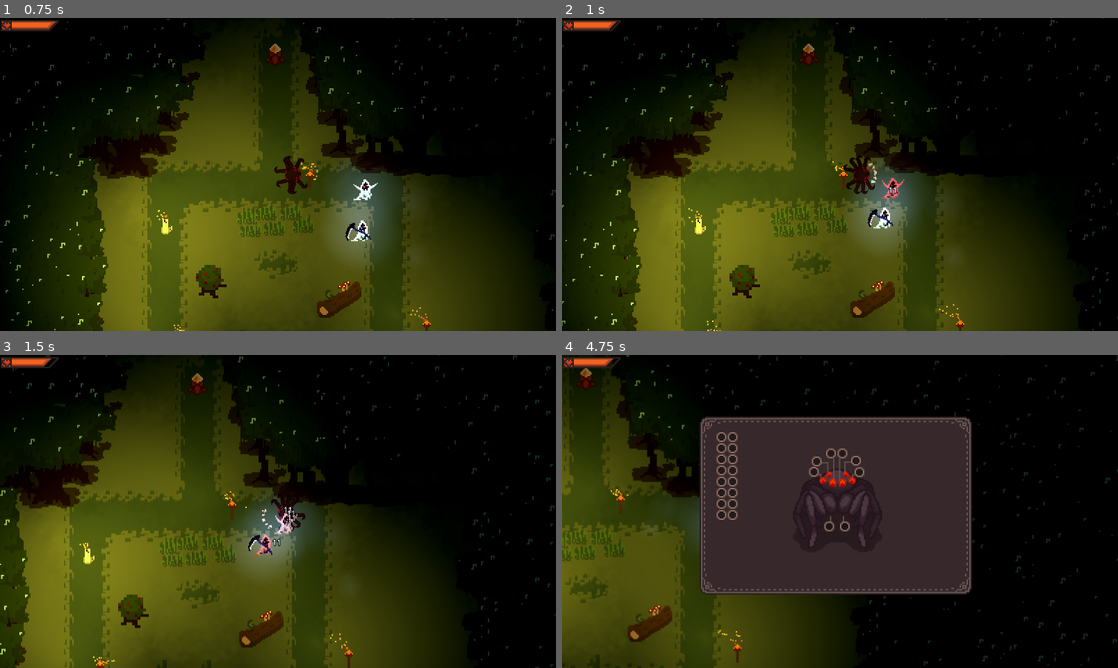
Above: before the commit, frames 1-4 (two rows, left to right).
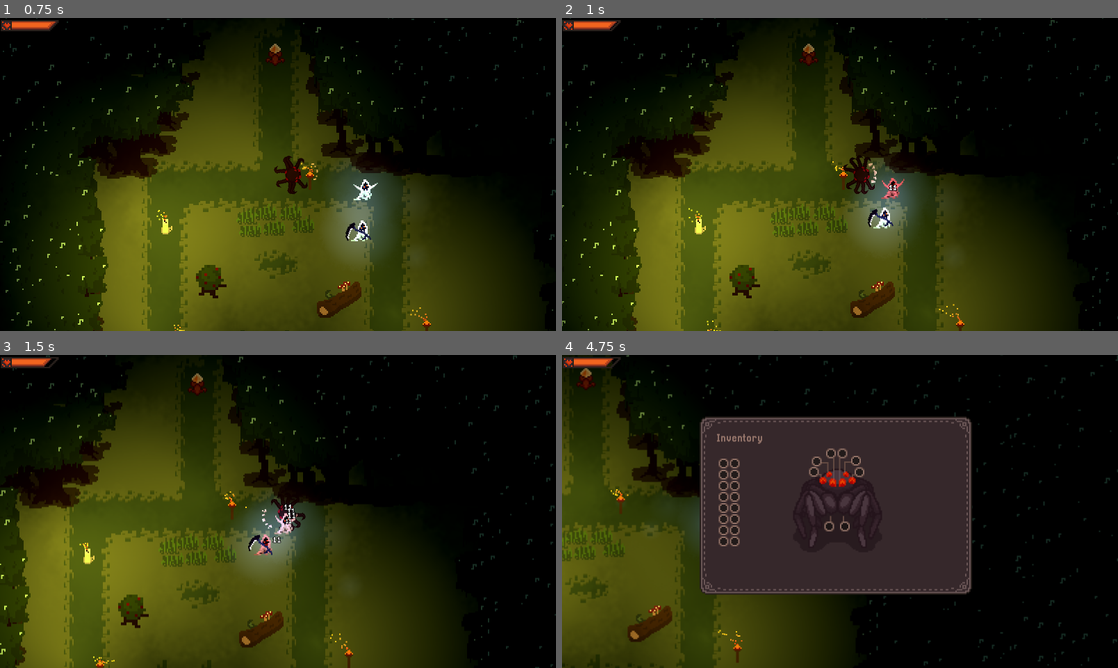
Above: after the commit, the same moments.

Repository: noponn8000/arachno
Game: Godot game, scene res://scenes/world.tscn
Two runs of this game, one before a commit and one after it. Both use one fixed random seed, a clock stepped at 60 frames per second and the inputs below.
Inputs (mouse positions are in pixels of both pictures, inside the frame that each line leads up to):
- Up to frame 1 (0.75 s): tap Enter at 0.5 s; move the mouse to (400, 158) at 0.52 s; press the mouse at (400, 158) at 0.53 s; hold D (right) from 0.53 s (still down)
- Up to frame 2 (1 s): keep holding D (right)
- Up to frame 3 (1.5 s): release D (right) at 1.25 s; release the mouse at (400, 495) at 1.25 s; drag from (166, 527) to (150, 611) at 1.27 s
- Up to frame 4 (4.75 s): move the mouse to (895, 442) at 2.02 s; hold D (right) 2.03-2.75 s; hold Shift (dash) 2.03-2.75 s; click (895, 442) at 2.17 s; drag from (812, 574) to (584, 555) at 2.77 s; move the mouse to (1006, 558) at 3.52 s; hold A (left) 3.53-4.25 s; hold Space (shoot) 3.53-4.25 s; click (1006, 558) at 3.67 s; tap Escape (inventory_toggle) at 4.15 s; drag from (673, 464) to (600, 536) at 4.27 s

Frame 1 is identical in both runs. In frame 2, less than 0.1% of the frame differs, in the area x 58-61%, y 53-57%; in frame 3, 0.1%; in frame 4, 0.8%, in the area x 27-36%, y 24-62%.

Commit message:
Some ui work - changing the font etc.

Diff:
--- a/scenes/damage_number.tscn
+++ b/scenes/damage_number.tscn
@@ -1,10 +1,13 @@
-[gd_scene load_steps=5 format=3 uid="uid://cbo74de31eih3"]
+[gd_scene load_steps=6 format=3 uid="uid://cbo74de31eih3"]
 
 [ext_resource type="Script" path="res://scenes/damage_number.gd" id="1_yemvl"]
+[ext_resource type="FontFile" uid="uid://c42xc0oidxw5k" path="res://assets/fonts/Pixellari.ttf" id="2_ejil0"]
 
 [sub_resource type="LabelSettings" id="LabelSettings_tn0y4"]
+font = ExtResource("2_ejil0")
 outline_size = 5
 outline_color = Color(0, 0, 0, 1)
+shadow_size = 0
 
 [sub_resource type="Animation" id="Animation_88ikn"]
 resource_name = "fade"
--- a/scenes/health_bar.tscn
+++ b/scenes/health_bar.tscn
@@ -1,10 +1,11 @@
-[gd_scene load_steps=8 format=3 uid="uid://u6c65qq1lvg5"]
+[gd_scene load_steps=11 format=3 uid="uid://u6c65qq1lvg5"]
 
 [ext_resource type="Script" path="res://scripts/health_bar.gd" id="1_mpng2"]
 [ext_resource type="Texture2D" uid="uid://carknvhkake85" path="res://assets/healthframeend.png" id="1_uuk1y"]
 [ext_resource type="Texture2D" uid="uid://fl03ajlc5f2e" path="res://assets/healthframemiddle.png" id="2_5yu1e"]
 [ext_resource type="Texture2D" uid="uid://bet5aasg72f2h" path="res://assets/heart.png" id="3_2yl5k"]
 [ext_resource type="Texture2D" uid="uid://bosvcogklo05q" path="res://assets/healthbarmiddle.png" id="4_41viw"]
+[ext_resource type="FontFile" uid="uid://c42xc0oidxw5k" path="res://assets/fonts/Pixellari.ttf" id="6_wessv"]
 
 [sub_resource type="Animation" id="Animation_5b4e1"]
 resource_name = "shake"
@@ -27,6 +28,16 @@
 "shake": SubResource("Animation_5b4e1")
 }
 
+[sub_resource type="RectangleShape2D" id="RectangleShape2D_kd8mc"]
+size = Vector2(43.5, 8)
+
+[sub_resource type="LabelSettings" id="LabelSettings_3wxc4"]
+font = ExtResource("6_wessv")
+outline_size = 5
+outline_color = Color(0, 0, 0, 1)
+shadow_size = 5
+shadow_color = Color(0, 0, 0, 1)
+
 [node name="HealthBar" type="Control"]
 layout_mode = 3
 anchors_preset = 15
@@ -34,6 +45,7 @@
 anchor_bottom = 1.0
 grow_horizontal = 2
 grow_vertical = 2
+mouse_filter = 2
 script = ExtResource("1_mpng2")
 
 [node name="Control" type="Control" parent="."]
@@ -41,6 +53,7 @@
 offset_left = 1.0
 offset_right = 41.0
 offset_bottom = 40.0
+mouse_filter = 2
 
 [node name="HealthFrameEnd" type="Sprite2D" parent="Control"]
 texture_filter = 1
@@ -74,3 +87,19 @@
 libraries = {
 "": SubResource("AnimationLibrary_nft4v")
 }
+
+[node name="Area2D" type="Area2D" parent="."]
+position = Vector2(22, 4)
+
+[node name="CollisionShape2D" type="CollisionShape2D" parent="Area2D"]
+shape = SubResource("RectangleShape2D_kd8mc")
+
+[node name="Label" type="Label" parent="."]
+visible = false
+layout_mode = 0
+offset_top = 8.0
+offset_right = 40.0
+offset_bottom = 31.0
+scale = Vector2(0.5, 0.5)
+text = "health preview"
+label_settings = SubResource("LabelSettings_3wxc4")
--- a/scenes/inventory.tscn
+++ b/scenes/inventory.tscn
@@ -1,10 +1,17 @@
-[gd_scene load_steps=6 format=3 uid="uid://bs7b4y206b1sr"]
+[gd_scene load_steps=8 format=3 uid="uid://bs7b4y206b1sr"]
 
 [ext_resource type="PackedScene" uid="uid://cp2qnrpkaatrq" path="res://scenes/inventory_window.tscn" id="1_2myry"]
 [ext_resource type="Script" path="res://scripts/inventory.gd" id="1_dm7no"]
 [ext_resource type="Texture2D" uid="uid://dia0dlr1xk5b" path="res://assets/inventory/spider.png" id="2_spq03"]
+[ext_resource type="FontFile" uid="uid://c42xc0oidxw5k" path="res://assets/fonts/Pixellari.ttf" id="3_3hfu6"]
 [ext_resource type="Texture2D" uid="uid://c12is4oavpp4j" path="res://assets/inventory/notches.png" id="3_sowwc"]
 [ext_resource type="Script" path="res://scripts/inventory_notch.gd" id="5_vpu0n"]
+
+[sub_resource type="LabelSettings" id="LabelSettings_hm8eh"]
+font = ExtResource("3_3hfu6")
+font_color = Color(0.564706, 0.443137, 0.403922, 1)
+outline_size = 5
+outline_color = Color(0.211765, 0.156863, 0.168627, 1)
 
 [node name="Inventory" type="Control" groups=["inventory"]]
 layout_mode = 3
@@ -28,6 +35,16 @@
 mouse_filter = 2
 window_width = 196.0
 window_height = 128.0
+
+[node name="Label" type="Label" parent="InventoryWindow"]
+layout_mode = 1
+offset_left = 12.0
+offset_top = 12.0
+offset_right = 79.0
+offset_bottom = 35.0
+scale = Vector2(0.5, 0.5)
+text = "Inventory"
+label_settings = SubResource("LabelSettings_hm8eh")
 
 [node name="Spider" type="Sprite2D" parent="."]
 texture_filter = 1
@@ -144,7 +161,7 @@
 position = Vector2(-12.5, -8.5)
 
 [node name="SideNotches" type="Node2D" parent="."]
-position = Vector2(-331, -186)
+position = Vector2(-325, -110)
 
 [node name="Items" type="Control" parent="."]
 anchors_preset = 0
--- a/scripts/health_bar.gd
+++ b/scripts/health_bar.gd
@@ -3,15 +3,23 @@
 
 @onready var health_bar_middle = $Control/HealthBarMiddle
 @onready var animation_player = $AnimationPlayer
+@onready var area := $Area2D;
+@onready var label := $Label;
 
 @export var max_health := 32;
 @export var animation_speed := 3.0;
 
 var _hp := max_health;
 
+func _ready() -> void:
+	area.mouse_entered.connect(entered);
+	area.mouse_exited.connect(exited);
+
 func set_health(hp: int, animate: bool = true) -> void:
 	var dx := 1.0 / float(max_health);
 	_hp = hp;
+
+	label.text = str(_hp) + " / " + str(max_health);
 
 	if animate:
 		var tween = get_tree().create_tween();
@@ -20,3 +28,11 @@
 		animation_player.play("shake");
 	else:
 		health_bar_middle.region_rect.size.x = dx * _hp * 32;
+
+func entered() -> void:
+	print("entered");
+	label.visible = true;
+
+func exited() -> void:
+	print("exited");
+	label.visible = false;
Binary file added: assets/fonts/Minecraft.ttf
Not shown, added: assets/fonts/Minecraft.ttf.import
Binary file added: assets/fonts/Pixellari.ttf
Not shown, added: assets/fonts/Pixellari.ttf.import
Not shown: 8 places in scenes/ss2D.tscn that only renumber resources
